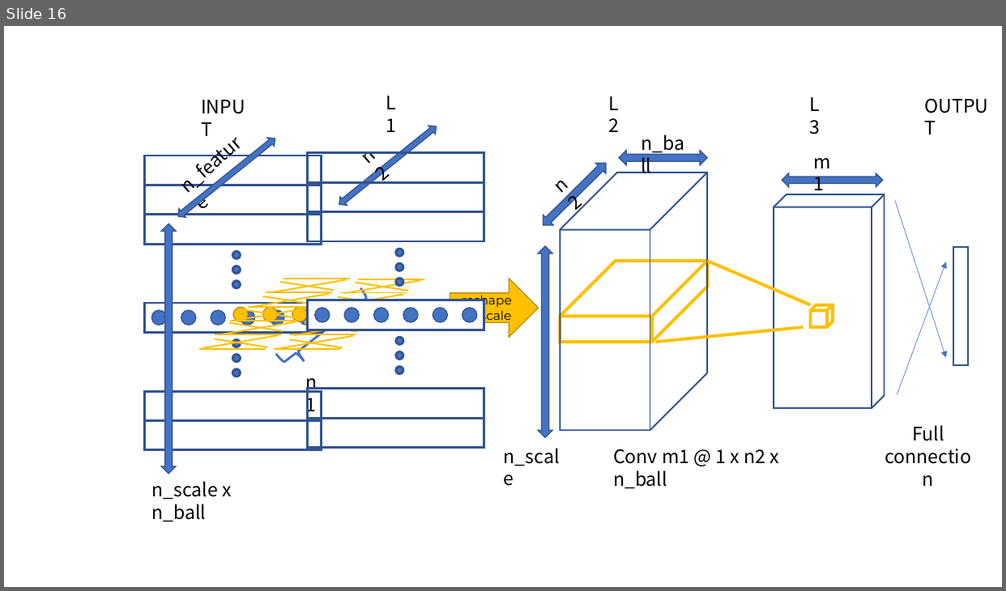
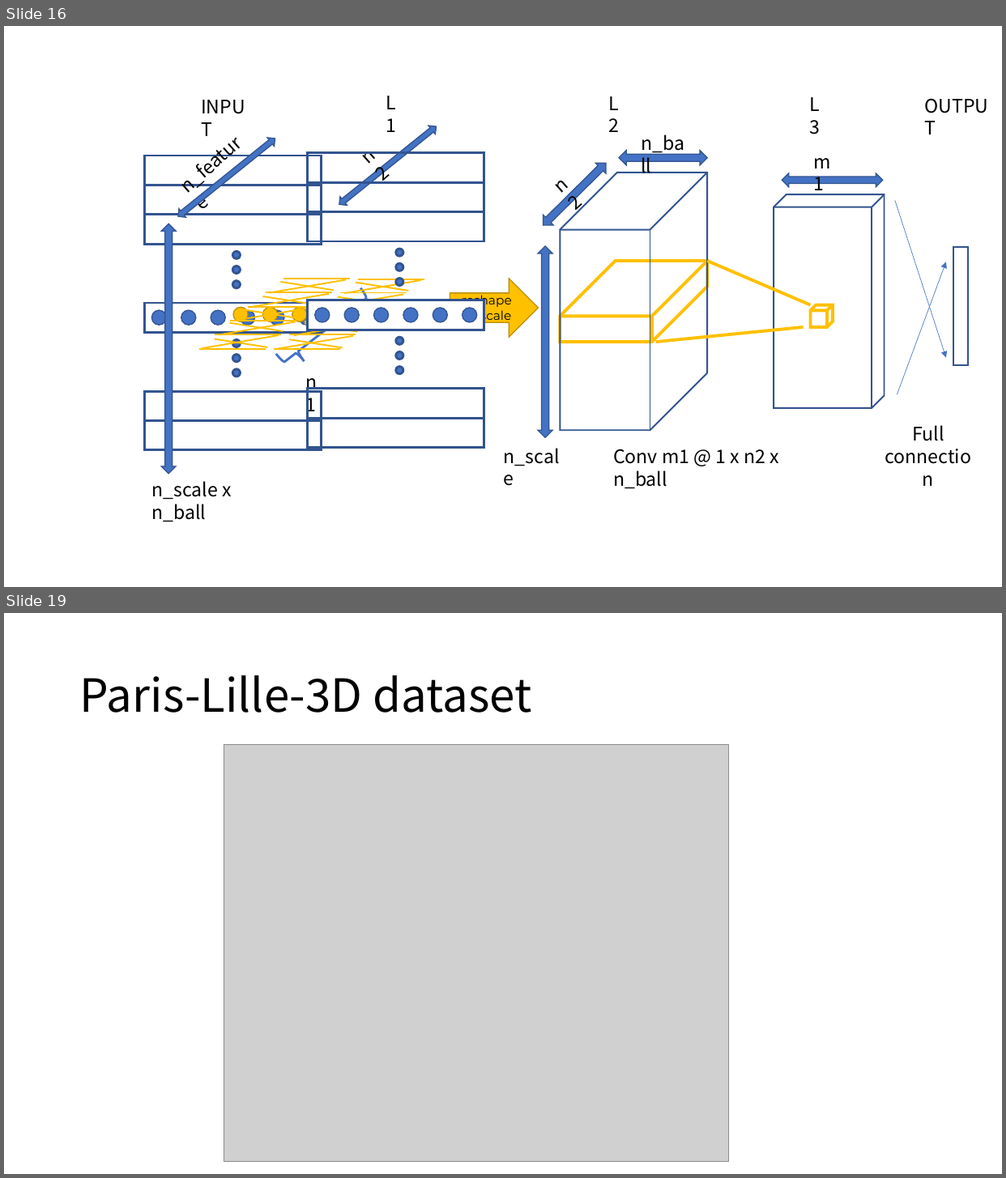
Before and after one commit to eglrp/nuage_de_points, a slide deck: projet/report.pptx. Shown one above the other, each under a label of ours: slide 16 before the commit, slides 16 and 19 after it; the slides between them are not shown. The pictures are 1006x591 and 1006x1178 pixels, drawn with LibreOffice and Linux fonts; fonts in the diff are those of the drawing; grey boxes stand for pictures. Boxes give left, top, right and bottom in pixels: in the first picture for what was removed or moved away, otherwise in the second. Text is boxed around its words. In the diff, an @@ line names an element or a change of style, - is before the commit and + after.

```diff
--- a/projet/report.pptx
+++ b/projet/report.pptx
@@ slide 19 added at <box>4,613,1002,1174</box>, background #FFFFFF @@
@@ title added at <box>80,675,531,713</box>, 44 pt, text #000000 @@
+Paris-Lille-3D dataset
@@ picture added at <box>224,745,729,1162</box> @@
```
Also in this commit, not shown: 2 slides changed, 9 other slides added, 2 slides removed.
